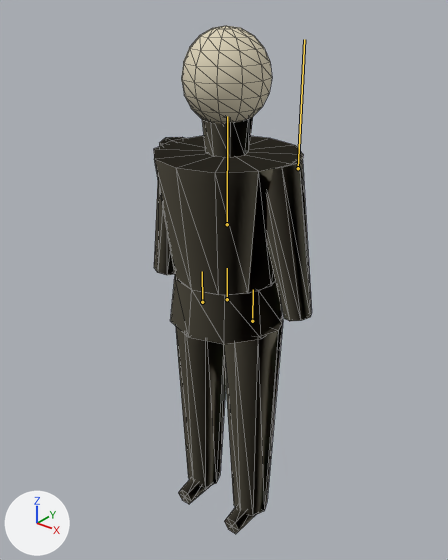
What one commit did to the glTF model assets/models/mummy.gltf.
Both versions are drawn from a camera (50 mm lens) standing at (1.28, -1.619, 2.081) and looking at (0.029, -0.055, 1.112). Lighting does not change. The marker at lower left points along +X, +Y and +Z. The picture after the commit comes second. The bones that change, and the others that lie on the model, are drawn over the model as lines. Mesh edges are drawn as thin lines.
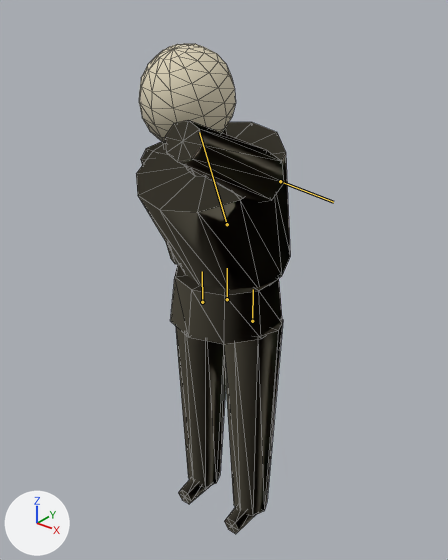
The newer file adds an action. The first version stands in its rest pose; the second is drawn at frame 4 of the action 'attack'.

Edits to the scene script, one JSON object a line:
```json
{"block": "bone_spine", "where": "bone_spine = bpy.data.objects['Armature'].pose.bones['spine']  # child of 'root'"}
{"op": "set", "path": "bone_spine.rotation_quaternion", "old": "(1.0, 0.0, 0.0, 0.0)", "new": "(0.982, 0.191, 0.0, 0.0)", "note": "degrees (0, 0, 0) -> degrees (22, 0, 0)"}
{"block": "bone_armr", "where": "bone_armr = bpy.data.objects['Armature'].pose.bones['armR']  # child of 'spine'"}
{"op": "set", "path": "bone_armr.rotation_quaternion", "old": "(1.0, 0.0, 0.0, 0.0)", "new": "(0.37, -0.929, 0.0, 0.0)", "note": "degrees (0, 0, 0) -> degrees (-137, 0, 0)"}
```

Where the change shows, as pixel boxes [x1, y1, x2, y2] in the pictures (448 x 560 px):
```json
{"object": "Mesh_0", "change": "posed", "before": [154, 26, 312, 534], "after": [136, 44, 290, 534]}
{"bone": "spine", "before": "(227, 224) to (227, 116)", "after": "(227, 224) to (199, 132)"}
{"bone": "armR", "before": "(298, 168) to (304, 39)", "after": "(280, 181) to (333, 202)"}
```
